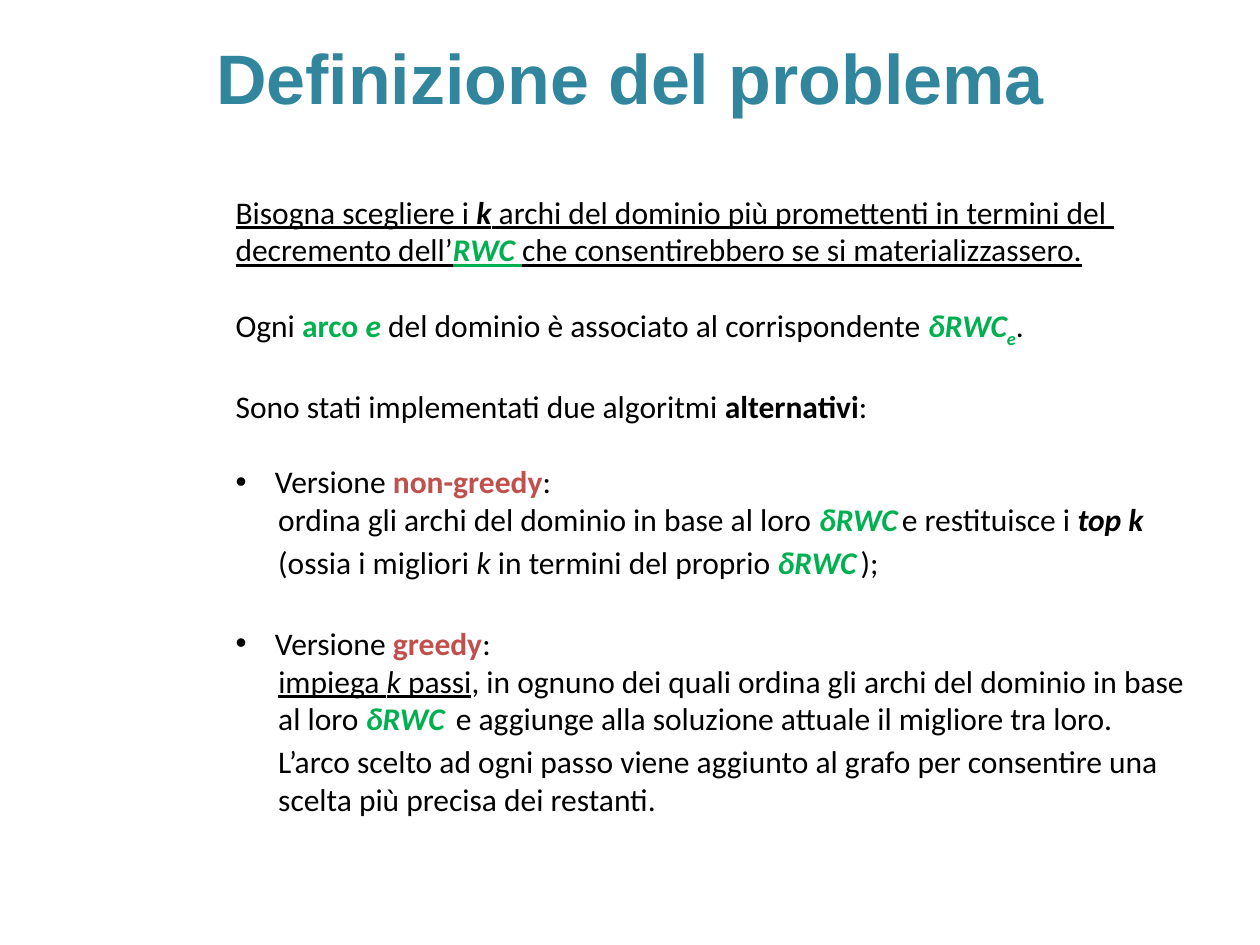
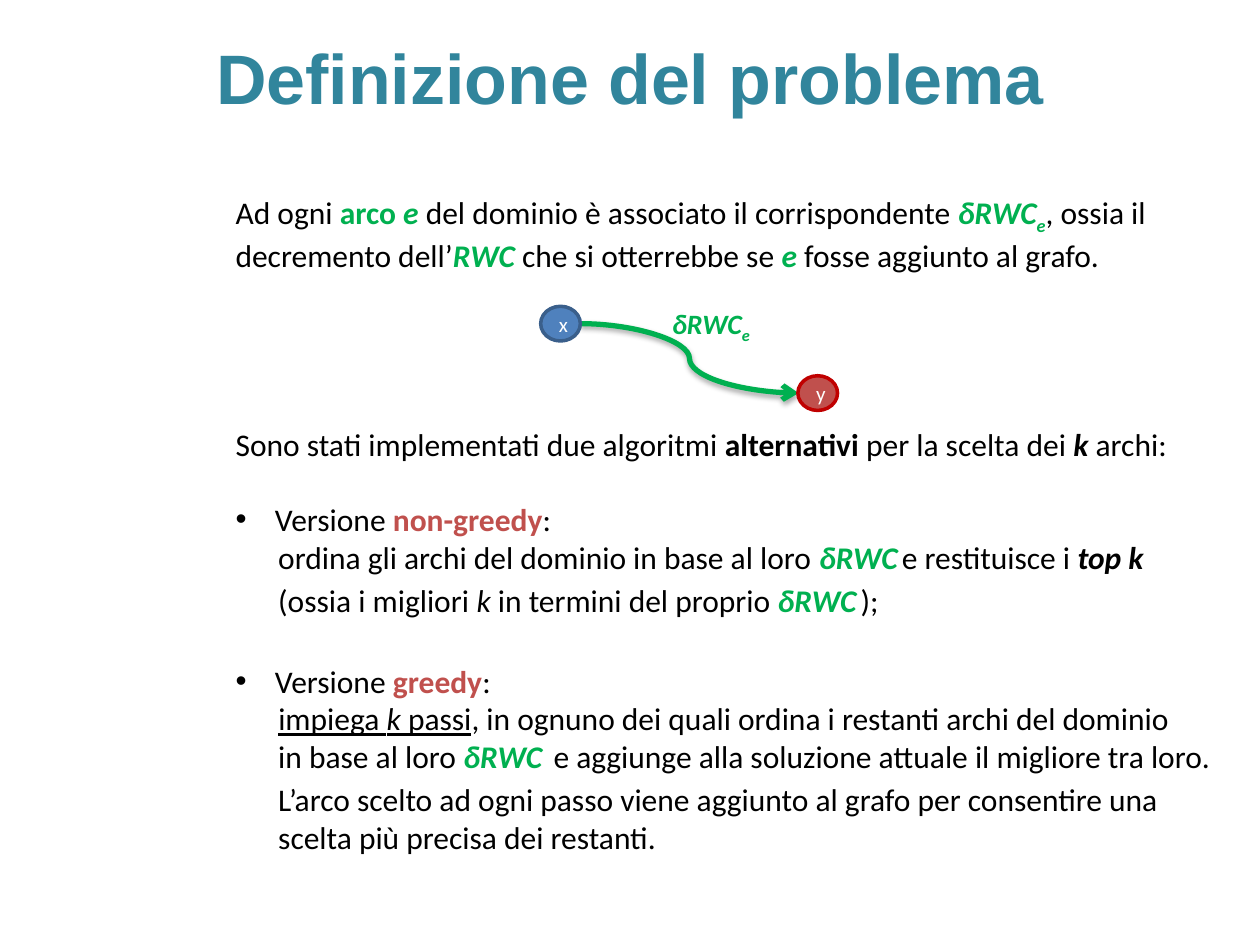
Before and after one commit to sidious1991/TesiLatex, a slide deck: slide 11 of PRESENTAZIONE_TESI/presentazione_agostini_stefano.pptx. Drawn at 1260x945 pixels with LibreOffice and Linux fonts; fonts in the diff are those of the drawing; background and template pictures are left out. Boxes give left, top, right and bottom in pixels: in the first picture for what was removed or moved away, otherwise in the second. Text is boxed around its words. In the diff, an @@ line names an element or a change of style, - is before the commit and + after.

```diff
--- a/PRESENTAZIONE_TESI/presentazione_agostini_stefano.pptx
+++ b/PRESENTAZIONE_TESI/presentazione_agostini_stefano.pptx
@@ text at [236, 202, 1167, 462]: text changed @@
-Bisogna scegliere i k archi del dominio più promettenti in termini del
-decremento dell’RWC che consentirebbero se si materializzassero.
-Ogni arco e del dominio è associato al corrispondente δRWCe.
-Sono stati implementati due algoritmi alternativi:
+Ad ogni arco e del dominio è associato il corrispondente δRWCe, ossia il
+decremento dell’RWC che si otterrebbe se e fosse aggiunto al grafo.
+Sono stati implementati due algoritmi alternativi per la scelta dei k archi:
@@ ellipse added at [541, 306, 580, 341], fill #4F81BD, outline #3A5F8C 2 pt, 12 pt, text #FFFFFF @@
+x
@@ curved arrow added from (581, 324) to (799, 393), #00B050 3 pt @@
@@ text added at [660, 300, 765, 346], 16 pt, text #00B050, bold, italic @@
+δRWCe
@@ ellipse added at [798, 375, 837, 411], fill #C0504D, outline #C00000 2 pt, 12 pt, text #FFFFFF @@
+y
@@ text at [278, 708, 1210, 774]: text changed @@
-impiega k passi, in ognuno dei quali ordina gli archi del dominio in base
-al loro δRWC e aggiunge alla soluzione attuale il migliore tra loro.
+impiega k passi, in ognuno dei quali ordina i restanti archi del dominio
+in base al loro δRWC e aggiunge alla soluzione attuale il migliore tra loro.
```
Also in this commit, not shown: 1 other slide changed, 3 slides added, 7 other files.
